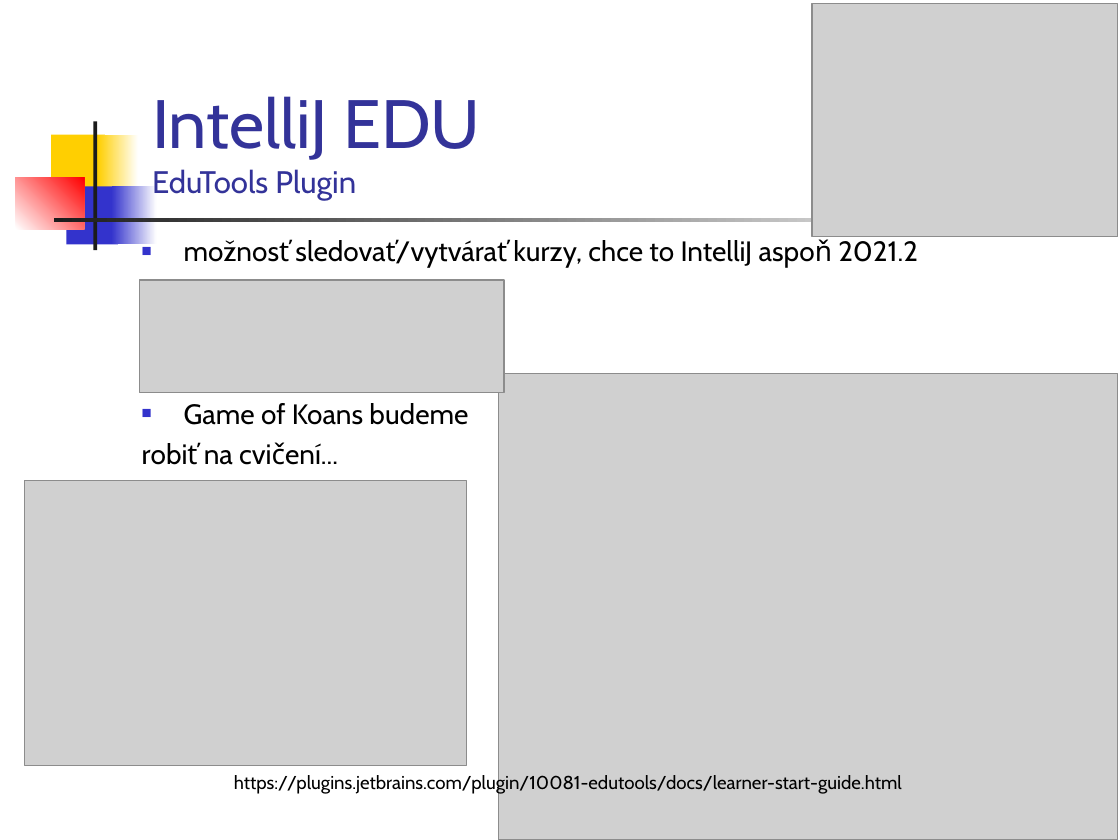
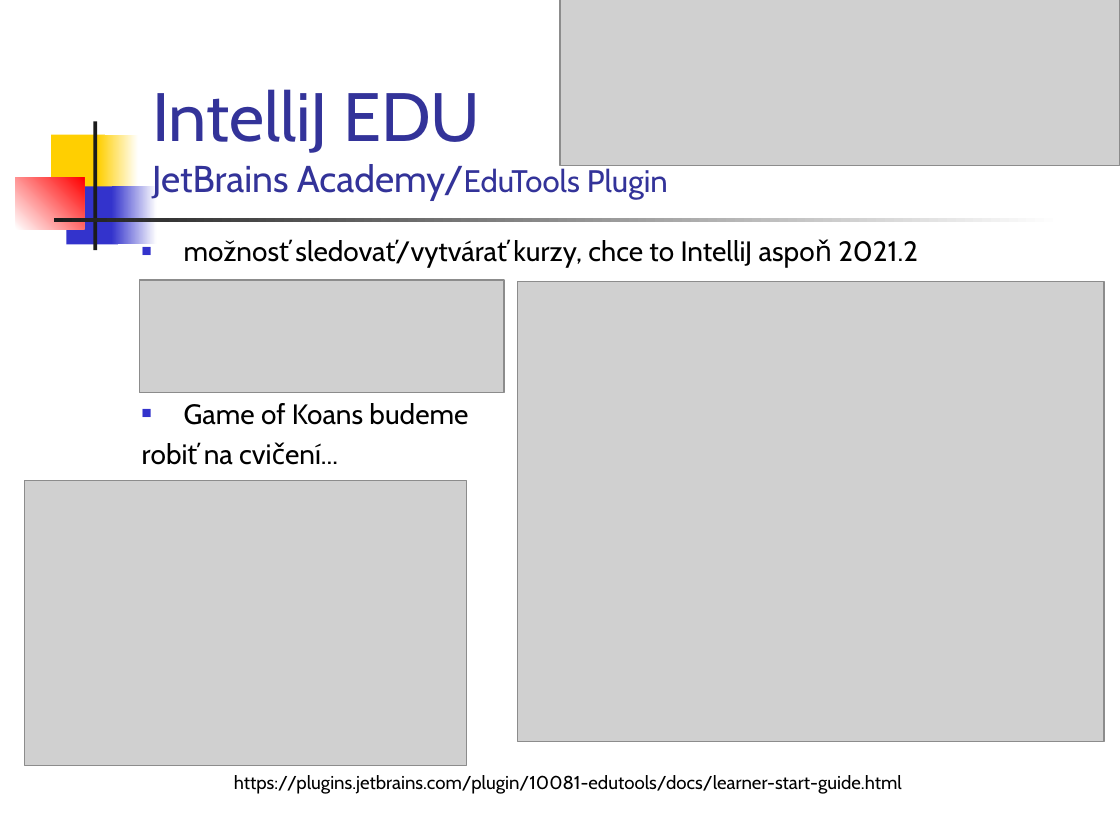
Before and after one commit to vmandro/Prednasky, a slide deck: slide 11 of 01/01_Kotlin.ppt. Drawn at 1120x840 pixels with LibreOffice and Linux fonts; fonts in the diff are those of the drawing; grey boxes stand for pictures. Boxes give left, top, right and bottom in pixels: in the first picture for what was removed or moved away, otherwise in the second. Text is boxed around its words. In the diff, an @@ line names an element or a change of style, - is before the commit and + after.

```diff
--- a/01/01_Kotlin.ppt
+++ b/01/01_Kotlin.ppt
@@ picture: place and size @@
-picture at <box>812,3,1118,237</box>
+picture at <box>560,0,1120,167</box>
@@ title at <box>152,89,668,200</box>: text changed; size 20 to 24 pt @@
-IntelliJ EDU
-EduTools Plugin
+IntelliJ EDU
+JetBrains Academy/EduTools Plugin
@@ picture: place and size @@
-picture at <box>498,373,1118,840</box>
+picture at <box>517,281,1104,741</box>
```
Also in this commit, not shown: 3 other slides changed, 4 other files.
